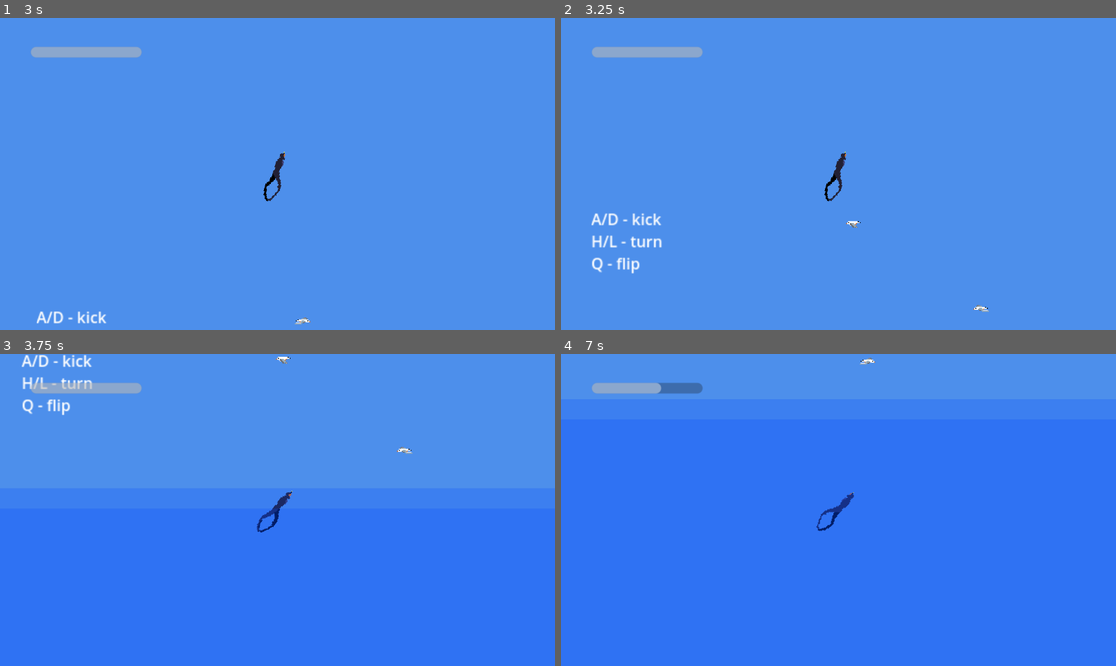
Above: before the commit, frames 1-4 (two rows, left to right).
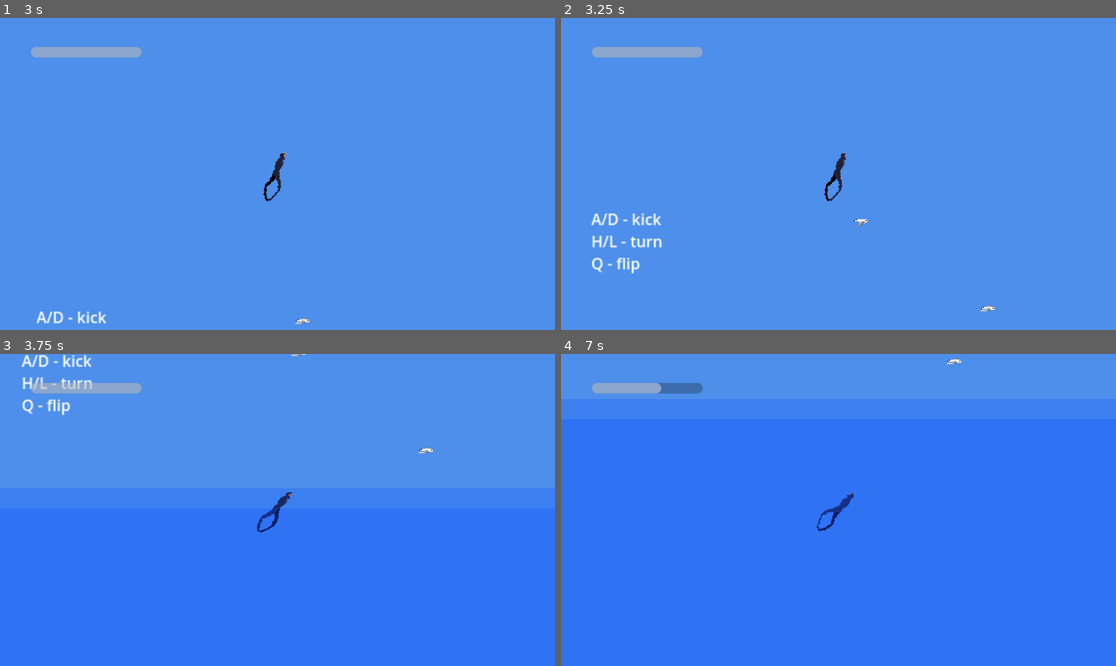
Above: after the commit, the same moments.

Repository: kstolen0/freediver-game
Game: Godot game, scene res://root.tscn
Same seed, same stepped clock (60 frames per second), same inputs: the game is played once before the commit and once after it.
Inputs:
- Up to frame 1 (3 s): tap Enter at 0.5, 2 s; hold D 0.53-1.28 s; tap Q (flip_diver) at 0.6, 2.85 s; tap Space at 1.25 s; hold A 1.28-2.03 s; tap L at 1.35 s; hold H 2.03-2.78 s; hold D from 2.03 s (still down)
- Up to frame 2 (3.25 s): keep holding D
- Up to frame 3 (3.75 s): release D at 3.53 s; hold A from 3.53 s (still down); hold L from 3.53 s (still down)
- Up to frame 4 (7 s): release L at 4.28 s; tap H at 4.35 s; tap Space at 5 s; tap Q (flip_diver) at 5.1 s; tap Enter at 5.75 s; release A at 5.78 s; hold D from 5.78 s (still down); tap L at 5.85 s; hold H from 6.53 s (still down)

Frame 1 is identical in both runs. In frame 2, 0.1% of the frame differs, in the area x 51-79%, y 64-95%; in frame 3, 0.1%, in the area x 49-79%, y 0-33%; in frame 4, less than 0.1%.

Commit message:
restructure project. add state machine

Diff:
--- a/player.gd
+++ b/player/player.gd
@@ -24,7 +24,7 @@
 
 func _ready():
 	print("player loaded")
-	add_to_group("Player")
+	add_to_group("player")
 	$"../CanvasLayer/breath".out_of_breath.connect(unalive)
 
 func unalive(toggle):
--- a/player.tscn
+++ b/player/player.tscn
@@ -1,61 +1,7 @@
-[gd_scene load_steps=14 format=3 uid="uid://4nu4hruqpdfa"]
+[gd_scene load_steps=9 format=3 uid="uid://4nu4hruqpdfa"]
 
-[ext_resource type="Script" path="res://player.gd" id="1_86ldc"]
-[ext_resource type="Texture2D" uid="uid://cgt0xskisivf1" path="res://diver-sheet.png" id="2_ql83x"]
-[ext_resource type="Texture2D" uid="uid://dfae0l585hipp" path="res://diver-sheet-64.png" id="3_3mdv6"]
-
-[sub_resource type="Animation" id="Animation_llphg"]
-resource_name = "left_leg"
-tracks/0/type = "value"
-tracks/0/imported = false
-tracks/0/enabled = true
-tracks/0/path = NodePath("Diver-sheet-old:frame")
-tracks/0/interp = 1
-tracks/0/loop_wrap = true
-tracks/0/keys = {
-"times": PackedFloat32Array(0, 0.1),
-"transitions": PackedFloat32Array(1, 1),
-"update": 1,
-"values": [0, 1]
-}
-
-[sub_resource type="Animation" id="Animation_o8j5a"]
-resource_name = "neutral"
-loop_mode = 1
-tracks/0/type = "value"
-tracks/0/imported = false
-tracks/0/enabled = true
-tracks/0/path = NodePath("Diver-sheet-old:frame")
-tracks/0/interp = 1
-tracks/0/loop_wrap = true
-tracks/0/keys = {
-"times": PackedFloat32Array(0),
-"transitions": PackedFloat32Array(1),
-"update": 1,
-"values": [0]
-}
-
-[sub_resource type="Animation" id="Animation_3xe2v"]
-resource_name = "right_leg"
-tracks/0/type = "value"
-tracks/0/imported = false
-tracks/0/enabled = true
-tracks/0/path = NodePath("Diver-sheet-old:frame")
-tracks/0/interp = 1
-tracks/0/loop_wrap = true
-tracks/0/keys = {
-"times": PackedFloat32Array(0, 0.1),
-"transitions": PackedFloat32Array(1, 1),
-"update": 1,
-"values": [0, 2]
-}
-
-[sub_resource type="AnimationLibrary" id="AnimationLibrary_6c8y7"]
-_data = {
-"left_leg": SubResource("Animation_llphg"),
-"neutral": SubResource("Animation_o8j5a"),
-"right_leg": SubResource("Animation_3xe2v")
-}
+[ext_resource type="Script" path="res://player/player.gd" id="1_86ldc"]
+[ext_resource type="Texture2D" uid="uid://dfae0l585hipp" path="res://player/diver-sheet-64.png" id="3_3mdv6"]
 
 [sub_resource type="RectangleShape2D" id="RectangleShape2D_n0v11"]
 size = Vector2(22, 12)
@@ -132,19 +78,6 @@
 collision_mask = 6
 script = ExtResource("1_86ldc")
 
-[node name="Diver-sheet-old" type="Sprite2D" parent="."]
-visible = false
-texture_filter = 1
-position = Vector2(-1, 0)
-texture = ExtResource("2_ql83x")
-hframes = 3
-
-[node name="AnimationPlayer" type="AnimationPlayer" parent="Diver-sheet-old"]
-root_node = NodePath("../..")
-libraries = {
-"": SubResource("AnimationLibrary_6c8y7")
-}
-
 [node name="CollisionShape2D" type="CollisionShape2D" parent="."]
 position = Vector2(12, 0)
 shape = SubResource("RectangleShape2D_n0v11")
--- a/project.godot
+++ b/project.godot
@@ -28,6 +28,7 @@
 2d_physics/layer_1="player"
 2d_physics/layer_2="ocean"
 2d_physics/layer_3="sand"
+2d_physics/layer_4="gulls"
 
 [rendering]
 
--- a/root.tscn
+++ b/root.tscn
@@ -1,10 +1,10 @@
 [gd_scene load_steps=6 format=3 uid="uid://co2pahc3mq4kh"]
 
-[ext_resource type="PackedScene" uid="uid://4nu4hruqpdfa" path="res://player.tscn" id="1_8hcbp"]
-[ext_resource type="PackedScene" uid="uid://dbglmn4fd7dxd" path="res://sand.tscn" id="2_gxsnd"]
-[ext_resource type="PackedScene" uid="uid://c3ll8udtxwb5k" path="res://ocean.tscn" id="2_yat5b"]
-[ext_resource type="PackedScene" uid="uid://bxy8xhydg8jl2" path="res://breath_bar.tscn" id="4_upb3n"]
-[ext_resource type="PackedScene" uid="uid://cvcuw6wh2kmbu" path="res://seagull.tscn" id="5_wlr40"]
+[ext_resource type="PackedScene" uid="uid://4nu4hruqpdfa" path="res://player/player.tscn" id="1_8hcbp"]
+[ext_resource type="PackedScene" uid="uid://dbglmn4fd7dxd" path="res://terrain/sand/sand.tscn" id="2_gxsnd"]
+[ext_resource type="PackedScene" uid="uid://c3ll8udtxwb5k" path="res://terrain/ocean/ocean.tscn" id="2_yat5b"]
+[ext_resource type="PackedScene" uid="uid://bxy8xhydg8jl2" path="res://ui/breath_bar.tscn" id="4_upb3n"]
+[ext_resource type="PackedScene" uid="uid://cvcuw6wh2kmbu" path="res://seagull/seagull.tscn" id="5_wlr40"]
 
 [node name="root" type="Node2D"]
 
--- a/seagull.gd
+++ /dev/null
@@ -1,80 +0,0 @@
-extends CharacterBody2D
-
-var glide = Vector2(15, 0)
-var prev_x = 15
-var current_animation = "cruising"
-var state = "cruising"
-var submerged = 0
-
-signal on_water
-
-func _ready():
-	$timers/turn_timer.start()
-	$timers/animation_timer.start()
-	$timers/land_timer.start()
-	connect("on_water", landed)
-
-func landed():
-	print("LANDED")
-	state = "idle"
-	glide.y = 0
-	glide.x = 0
-	$gull_animations/AnimationPlayer.play("idle")
-	$timers/flight_timer.wait_time = randi() % 3 + 5
-	$timers/flight_timer.start()
-
-func _physics_process(delta):
-	velocity = glide
-
-	if ($"../player".position - position).length() < 60 :
-		print("TOO CLOSE")
-		for timer in $timers.get_children():
-			timer.stop()
-			_on_flight_timer_timeout()
-	move_and_slide()
-
-func _on_animation_timer_timeout():
-	print("FLAP")
-	if current_animation == "cruising":
-		current_animation = "flap"
-		$timers/animation_timer.wait_time = randi() % 6 + 5
-	else:
-		current_animation = "cruising"
-		$timers/animation_timer.wait_time = 0.4
-	$"gull_animations/AnimationPlayer".play(current_animation)
-
-func _on_land_timer_timeout():
-	print("LANDING")
-	state = "landing"
-	$timers/turn_timer.stop()
-	$timers/animation_timer.stop()
-	$gull_animations/AnimationPlayer.play("take-off")
-	glide.y = 15
-	prev_x = glide.x
-
-func _on_flight_timer_timeout():
-	print("TAKE OFF")
-	state = "take_off"
-	$gull_animations/AnimationPlayer.play("take-off")
-	glide.y = -15
-	glide.x = prev_x
-	$timers/cruise_timer.wait_time = randi() % 3 + 5
-	$timers/cruise_timer.start()
-
-func _on_cruise_timer_timeout():
-	print("CRUISING")
-	state = "cruising"
-	glide.y = 0
-	$timers/animation_timer.start()
-	$timers/turn_timer.start()
-	$gull_animations/AnimationPlayer.play("cruising")
-	$timers/land_timer.wait_time = randi() % 6 + 5
-	$timers/land_timer.start()
-
-
-func _on_turn_timer_timeout():
-	print("TURN")
-	$timers/turn_timer.wait_time = randi() % 6 + 5
-	glide.x = -glide.x
-	prev_x = glide.x
-	$"gull_animations".scale.x = -$"gull_animations".scale.x
--- a/seagull.tscn
+++ /dev/null
@@ -1,123 +0,0 @@
-[gd_scene load_steps=9 format=3 uid="uid://cvcuw6wh2kmbu"]
-
-[ext_resource type="Script" path="res://seagull.gd" id="1_3k0fv"]
-[ext_resource type="Texture2D" uid="uid://btys3xeocorq2" path="res://gull.png" id="1_s47xc"]
-
-[sub_resource type="RectangleShape2D" id="RectangleShape2D_qth0d"]
-size = Vector2(12, 8)
-
-[sub_resource type="Animation" id="Animation_niakj"]
-resource_name = "idle"
-tracks/0/type = "value"
-tracks/0/imported = false
-tracks/0/enabled = true
-tracks/0/path = NodePath(".:frame")
-tracks/0/interp = 1
-tracks/0/loop_wrap = true
-tracks/0/keys = {
-"times": PackedFloat32Array(0),
-"transitions": PackedFloat32Array(1),
-"update": 1,
-"values": [0]
-}
-
-[sub_resource type="Animation" id="Animation_xn5e5"]
-resource_name = "cruising"
-loop_mode = 1
-tracks/0/type = "value"
-tracks/0/imported = false
-tracks/0/enabled = true
-tracks/0/path = NodePath(".:frame")
-tracks/0/interp = 1
-tracks/0/loop_wrap = true
-tracks/0/keys = {
-"times": PackedFloat32Array(0),
-"transitions": PackedFloat32Array(1),
-"update": 1,
-"values": [1]
-}
-
-[sub_resource type="Animation" id="Animation_6a33c"]
-resource_name = "take-off"
-length = 1.2
-loop_mode = 1
-tracks/0/type = "value"
-tracks/0/imported = false
-tracks/0/enabled = true
-tracks/0/path = NodePath(".:frame")
-tracks/0/interp = 1
-tracks/0/loop_wrap = true
-tracks/0/keys = {
-"times": PackedFloat32Array(0, 0.2, 0.4, 0.6, 0.8, 1),
-"transitions": PackedFloat32Array(1, 1, 1, 1, 1, 1),
-"update": 1,
-"values": [2, 1, 2, 1, 2, 1]
-}
-
-[sub_resource type="Animation" id="Animation_fq28j"]
-resource_name = "flap"
-length = 0.3
-loop_mode = 1
-tracks/0/type = "value"
-tracks/0/imported = false
-tracks/0/enabled = true
-tracks/0/path = NodePath(".:frame")
-tracks/0/interp = 1
-tracks/0/loop_wrap = true
-tracks/0/keys = {
-"times": PackedFloat32Array(0, 0.1),
-"transitions": PackedFloat32Array(1, 1),
-"update": 1,
-"values": [1, 2]
-}
-
-[sub_resource type="AnimationLibrary" id="AnimationLibrary_x4ms0"]
-_data = {
-"cruising": SubResource("Animation_xn5e5"),
-"flap": SubResource("Animation_fq28j"),
-"idle": SubResource("Animation_niakj"),
-"take-off": SubResource("Animation_6a33c")
-}
-
-[node name="gull" type="CharacterBody2D"]
-collision_layer = 9
-collision_mask = 3
-script = ExtResource("1_3k0fv")
-
-[node name="CollisionShape2D" type="CollisionShape2D" parent="."]
-position = Vector2(0, 1)
-shape = SubResource("RectangleShape2D_qth0d")
-
-[node name="gull_animations" type="Sprite2D" parent="."]
-texture_filter = 1
-texture = ExtResource("1_s47xc")
-hframes = 3
-frame = 2
-
-[node name="AnimationPlayer" type="AnimationPlayer" parent="gull_animations"]
-libraries = {
-"": SubResource("AnimationLibrary_x4ms0")
-}
-
-[node name="timers" type="Node2D" parent="."]
-
-[node name="turn_timer" type="Timer" parent="timers"]
-wait_time = 3.0
-
-[node name="animation_timer" type="Timer" parent="timers"]
-
-[node name="land_timer" type="Timer" parent="timers"]
-wait_time = 10.0
-one_shot = true
-
-[node name="flight_timer" type="Timer" parent="timers"]
-one_shot = true
-
-[node name="cruise_timer" type="Timer" parent="timers"]
-one_shot = true
-
-[connection signal="timeout" from="timers/turn_timer" to="." method="_on_turn_timer_timeout"]
-[connection signal="timeout" from="timers/animation_timer" to="." method="_on_animation_timer_timeout"]
-[connection signal="timeout" from="timers/land_timer" to="." method="_on_land_timer_timeout"]
-[connection signal="timeout" from="timers/flight_timer" to="." method="_on_flight_timer_timeout"]
-[connection signal="timeout" from="timers/cruise_timer" to="." method="_on_cruise_timer_timeout"]
--- /dev/null
+++ b/seagull/seagull.gd
@@ -0,0 +1,15 @@
+extends CharacterBody2D
+class_name Seagull
+
+var submerged = 0
+
+signal on_water
+
+@onready var animations = $gull_animations/AnimationPlayer
+# player
+
+func _ready():
+	pass
+
+func _physics_process(delta):
+	move_and_slide()
--- /dev/null
+++ b/seagull/seagull.tscn
@@ -0,0 +1,121 @@
+[gd_scene load_steps=14 format=3 uid="uid://cvcuw6wh2kmbu"]
+
+[ext_resource type="Script" path="res://seagull/seagull.gd" id="1_3k0fv"]
+[ext_resource type="Texture2D" uid="uid://btys3xeocorq2" path="res://seagull/gull.png" id="1_s47xc"]
+[ext_resource type="Script" path="res://seagull/seagull_state_machine.gd" id="3_faq3n"]
+[ext_resource type="Script" path="res://seagull/states/seagull_cruise.gd" id="4_dnhpj"]
+[ext_resource type="Script" path="res://seagull/states/seagull_land.gd" id="5_3lkhy"]
+[ext_resource type="Script" path="res://seagull/states/seagull_idle.gd" id="6_sa0ym"]
+[ext_resource type="Script" path="res://seagull/states/seagull_take_off.gd" id="7_qwwyv"]
+
+[sub_resource type="RectangleShape2D" id="RectangleShape2D_qth0d"]
+size = Vector2(12, 8)
+
+[sub_resource type="Animation" id="Animation_xn5e5"]
+resource_name = "cruising"
+loop_mode = 1
+tracks/0/type = "value"
+tracks/0/imported = false
+tracks/0/enabled = true
+tracks/0/path = NodePath(".:frame")
+tracks/0/interp = 1
+tracks/0/loop_wrap = true
+tracks/0/keys = {
+"times": PackedFloat32Array(0),
+"transitions": PackedFloat32Array(1),
+"update": 1,
+"values": [1]
+}
+
+[sub_resource type="Animation" id="Animation_fq28j"]
+resource_name = "flap"
+length = 0.3
+loop_mode = 1
+tracks/0/type = "value"
+tracks/0/imported = false
+tracks/0/enabled = true
+tracks/0/path = NodePath(".:frame")
+tracks/0/interp = 1
+tracks/0/loop_wrap = true
+tracks/0/keys = {
+"times": PackedFloat32Array(0, 0.1),
+"transitions": PackedFloat32Array(1, 1),
+"update": 1,
+"values": [1, 2]
+}
+
+[sub_resource type="Animation" id="Animation_niakj"]
+resource_name = "idle"
+tracks/0/type = "value"
+tracks/0/imported = false
+tracks/0/enabled = true
+tracks/0/path = NodePath(".:frame")
+tracks/0/interp = 1
+tracks/0/loop_wrap = true
+tracks/0/keys = {
+"times": PackedFloat32Array(0),
+"transitions": PackedFloat32Array(1),
+"update": 1,
+"values": [0]
+}
+
+[sub_resource type="Animation" id="Animation_6a33c"]
+resource_name = "take-off"
+length = 1.2
+loop_mode = 1
+tracks/0/type = "value"
+tracks/0/imported = false
+tracks/0/enabled = true
+tracks/0/path = NodePath(".:frame")
+tracks/0/interp = 1
+tracks/0/loop_wrap = true
+tracks/0/keys = {
+"times": PackedFloat32Array(0, 0.2, 0.4, 0.6, 0.8, 1),
+"transitions": PackedFloat32Array(1, 1, 1, 1, 1, 1),
+"update": 1,
+"values": [2, 1, 2, 1, 2, 1]
+}
+
+[sub_resource type="AnimationLibrary" id="AnimationLibrary_x4ms0"]
+_data = {
+"cruising": SubResource("Animation_xn5e5"),
+"flap": SubResource("Animation_fq28j"),
+"idle": SubResource("Animation_niakj"),
+"take-off": SubResource("Animation_6a33c")
+}
+
+[node name="gull" type="CharacterBody2D"]
+collision_layer = 9
+collision_mask = 7
+script = ExtResource("1_3k0fv")
+
+[node name="CollisionShape2D" type="CollisionShape2D" parent="."]
+position = Vector2(0, 1)
+shape = SubResource("RectangleShape2D_qth0d")
+
+[node name="gull_animations" type="Sprite2D" parent="."]
+texture_filter = 1
+texture = ExtResource("1_s47xc")
+hframes = 3
+frame = 1
+
+[node name="AnimationPlayer" type="AnimationPlayer" parent="gull_animations"]
+libraries = {
+"": SubResource("AnimationLibrary_x4ms0")
+}
+
+[node name="state_machine" type="Node2D" parent="." node_paths=PackedStringArray("initial_state")]
+script = ExtResource("3_faq3n")
+initial_state = NodePath("cruise")
+
+[node name="cruise" type="Node" parent="state_machine"]
+script = ExtResource("4_dnhpj")
+
+[node name="land" type="Node" parent="state_machine"]
+script = ExtResource("5_3lkhy")
+
+[node name="idle" type="Node" parent="state_machine"]
+script = ExtResource("6_sa0ym")
+
+[node name="take_off" type="Node" parent="state_machine"]
+script = ExtResource("7_qwwyv")
--- /dev/null
+++ b/seagull/seagull_state_machine.gd
@@ -0,0 +1,51 @@
+extends Node
+
+@export var initial_state: SeagullState
+var current_state
+var states = {}
+
+
+func _ready():
+	for child in get_children():
+			if child is SeagullState:
+				states[child.name.to_lower()] = child
+				child.transitioned.connect(on_child_transition)
+				child.scared_off.connect(on_take_off)
+	if initial_state:
+			print("initial state exists")
+			current_state = initial_state
+			current_state.enter()
+
+# Called every frame. 'delta' is the elapsed time since the previous frame.
+func _process(delta):
+	if current_state:
+		current_state.process_state(delta)
+
+func _physics_process(delta):
+	if current_state:
+		current_state.physics_process_state(delta)
+
+func on_child_transition(state, new_state_name):
+	if state != current_state:
+		return
+
+	var new_state = states.get(new_state_name.to_lower())
+	if !new_state:
+		return
+
+	if current_state:
+		current_state.exit()
+
+	new_state.enter()
+	current_state = new_state
+
+func on_take_off():
+	var new_state = states.get("take_off")
+	if !new_state:
+		return
+
+	if current_state:
+		current_state.exit()
+
+	new_state.enter()
+	current_state = new_state
--- /dev/null
+++ b/seagull/states/seagull_cruise.gd
@@ -0,0 +1,60 @@
+extends SeagullState
+class_name SeagullCruise
+
+var animation_timer : Timer
+var turn_timer : Timer
+var land_timer : Timer
+
+var current_animation = "cruising"
+@onready var animations = $"../../gull_animations/AnimationPlayer"
+
+func enter():
+	print("CRUISING")
+	seagull.velocity = Vector2(prev_x, 0)
+	setup_animation_timer()
+	setup_turn_timer()
+	setup_land_timer()
+
+func exit():
+	animation_timer.queue_free()
+	turn_timer.queue_free()
+	land_timer.queue_free()
+
+func setup_animation_timer():
+	animation_timer = Timer.new()
+	animation_timer.wait_time = randi_range(5,10)
+	animation_timer.timeout.connect(flap_wings)
+	animation_timer.autostart = true
+	add_child(animation_timer)
+
+func setup_turn_timer():
+	turn_timer = Timer.new()
+	turn_timer.wait_time = randi_range(5,10)
+	turn_timer.timeout.connect(turn)
+	turn_timer.autostart = true
+	add_child(turn_timer)
+
+func setup_land_timer():
+	land_timer = Timer.new()
+	land_timer.wait_time = randi_range(10, 15)
+	land_timer.timeout.connect(land)
+	land_timer.autostart = true
+	add_child(land_timer)
+
+func land():
+	transitioned.emit(self, "land")
+
+func flap_wings():
+	if current_animation == "cruising":
+		current_animation = "flap"
+		animation_timer.wait_time =  randi_range(5,10)
+	else:
+		current_animation = "cruising"
+		animation_timer.wait_time = 0.4
+	animations.play(current_animation)
+
+func turn():
+	turn_timer.wait_time = randi() % 6 + 5
+	seagull.velocity.x = -seagull.velocity.x
+	prev_x = seagull.velocity.x
+	$"../../gull_animations".scale.x = -$"../../gull_animations".scale.x
--- /dev/null
+++ b/seagull/states/seagull_idle.gd
@@ -0,0 +1,23 @@
+extends SeagullState
+class_name SeagullIdle
+
+var take_off_timer : Timer
+
+func enter():
+	print("LANDED")
+	seagull.velocity = Vector2.ZERO
+	$"../../gull_animations/AnimationPlayer".play("idle")
+	setup_take_off_timer()
+
+func setup_take_off_timer():
+	take_off_timer = Timer.new()
+	take_off_timer.wait_time = randi_range(5, 10)
+	take_off_timer.timeout.connect(take_off)
+	take_off_timer.autostart = true
+	add_child(take_off_timer)
+
+func take_off():
+	transitioned.emit(self, "take_off")
+
+func exit():
+	take_off_timer.queue_free()
--- /dev/null
+++ b/seagull/states/seagull_land.gd
@@ -0,0 +1,17 @@
+extends SeagullState
+class_name SeagullLand
+
+@onready var animations = $"../../gull_animations/AnimationPlayer"
+
+func enter():
+	print("LANDING")
+	seagull.velocity.y = 20
+	animations.play("take-off")
+	seagull.on_water.connect(landed)
+
+func landed():
+	transitioned.emit(self, "idle")
+
+func exit():
+	animations.stop()
+	seagull.disconnect("on_water", landed)
--- /dev/null
+++ b/seagull/states/seagull_state.gd
@@ -0,0 +1,33 @@
+extends Node
+class_name SeagullState
+
+signal transitioned(state, new_state_name)
+signal scared_off()
+
+@onready var seagull : CharacterBody2D = get_owner()
+var prev_x = 15
+const PLAYER_DISTANCE_THRESHOLD = 100
+var player : CollisionObject2D
+
+# Called when the node enters the scene tree for the first time.
+func _ready():
+	player = get_tree().get_first_node_in_group("player")
+
+func enter():
+	pass
+
+func process_state(delta):
+	pass
+
+func physics_process_state(delta):
+	if (player.position - seagull.position).length() < PLAYER_DISTANCE_THRESHOLD && seagull.velocity.y >= 0:
+		scared_off.emit()
+	pass
+
+func exit():
+	pass
+
+
+# Called every frame. 'delta' is the elapsed time since the previous frame.
+func _process(delta):
+	pass
--- /dev/null
+++ b/seagull/states/seagull_take_off.gd
@@ -0,0 +1,25 @@
+extends SeagullState
+class_name SeagullTakeOff
+
+var cruise_timer : Timer
+@onready var animations = $"../../gull_animations/AnimationPlayer"
+
+func enter():
+	print("TAKING OFF")
+	seagull.velocity.y = -20
+	seagull.velocity.x = prev_x
+	animations.play("take-off")
+	setup_cruise_timer()
+
+func setup_cruise_timer():
+	cruise_timer = Timer.new()
+	cruise_timer.wait_time = randi_range(3,10)
+	cruise_timer.timeout.connect(cruise)
+	cruise_timer.autostart = true
+	add_child(cruise_timer)
+
+func cruise():
+	transitioned.emit(self, "cruise")
+
+func exit():
+	cruise_timer.queue_free()
--- a/ocean.tscn
+++ b/terrain/ocean/ocean.tscn
@@ -1,6 +1,6 @@
 [gd_scene load_steps=4 format=3 uid="uid://c3ll8udtxwb5k"]
 
-[ext_resource type="Script" path="res://ocean.gd" id="1_xt8cg"]
+[ext_resource type="Script" path="res://terrain/ocean/ocean.gd" id="1_xt8cg"]
 
 [sub_resource type="CanvasItemMaterial" id="CanvasItemMaterial_v0q8b"]
 
--- a/breath_bar.tscn
+++ b/ui/breath_bar.tscn
@@ -1,6 +1,6 @@
 [gd_scene load_steps=2 format=3 uid="uid://bxy8xhydg8jl2"]
 
-[ext_resource type="Script" path="res://breath_bar.gd" id="1_xff61"]
+[ext_resource type="Script" path="res://ui/breath_bar.gd" id="1_xff61"]
 
 [node name="Node2D" type="ProgressBar"]
 offset_top = -11.0
Binary file removed: diver-sheet.png
Not shown, removed: diver-sheet.png.import
Binary file removed: diver.png
Not shown, removed: diver.png.import
Renamed: diver-sheet-64.png -> player/diver-sheet-64.png
Not shown, changed: player/diver-sheet-64.png.import
Renamed: gull.png -> seagull/gull.png
Not shown, changed: seagull/gull.png.import
Renamed: ocean.gd -> terrain/ocean/ocean.gd
Renamed: sand.tscn -> terrain/sand/sand.tscn
Renamed: breath_bar.gd -> ui/breath_bar.gd
